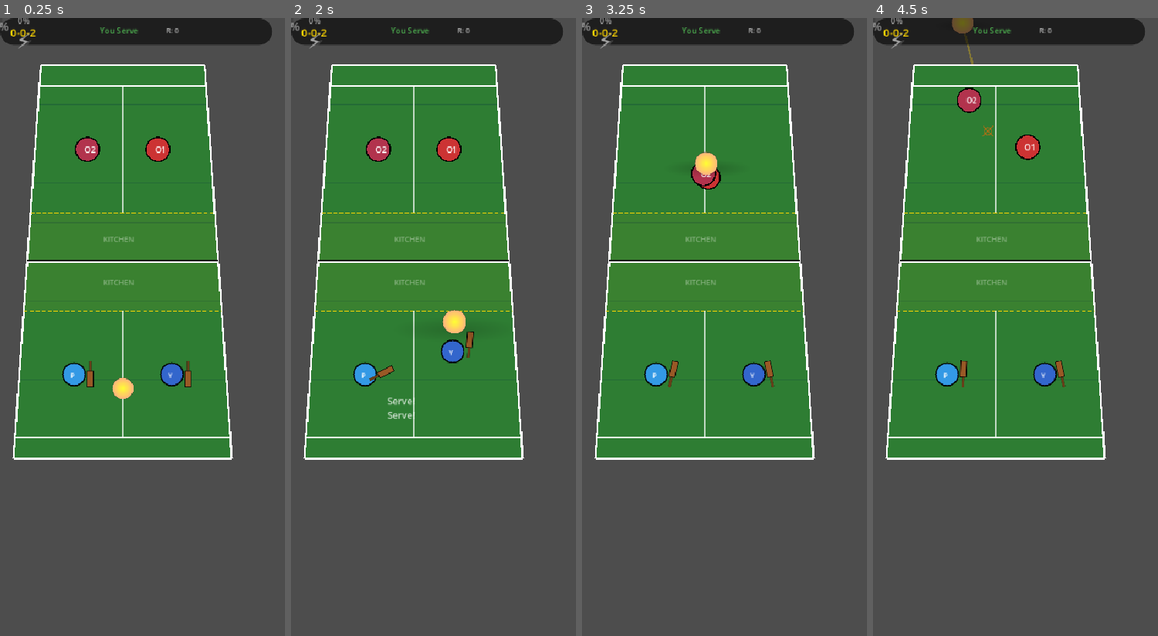
Above: before the commit, frames 1-4 (left to right).
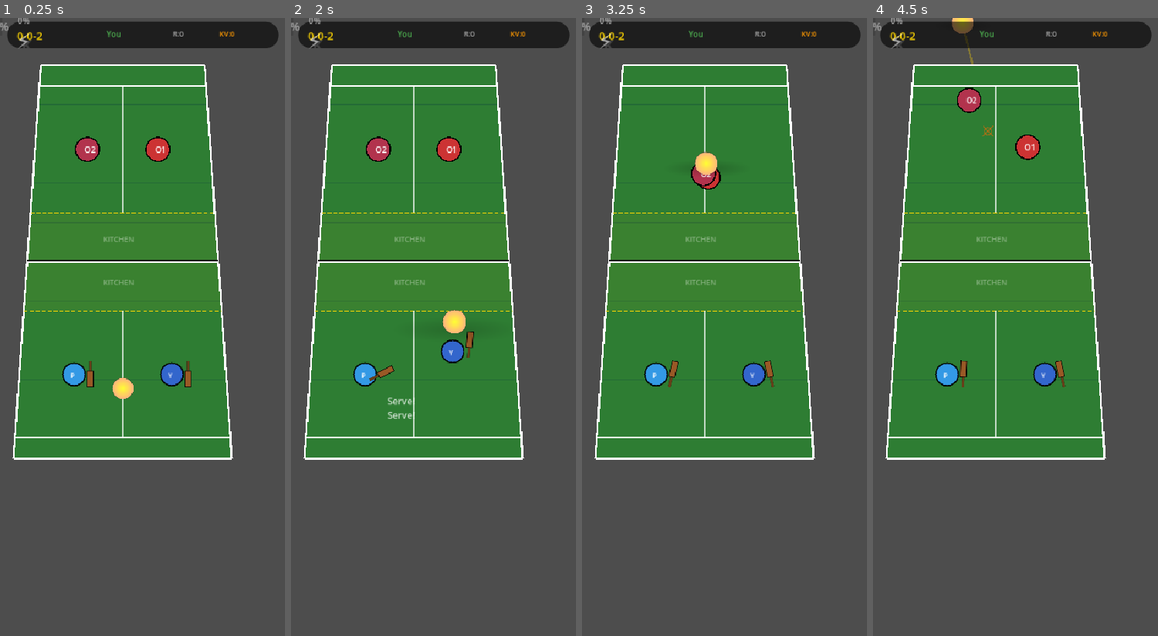
Above: after the commit, the same moments.

Repository: PranavMall/pickle-mvp-mobile
Game: Godot game, scene res://scenes/main/Main.tscn
The game is run twice, just before and just after one commit, with the same random seed, the same clock (stepped at 60 frames per second) and the same inputs.
Inputs (mouse positions are in pixels of both pictures, inside the frame that each line leads up to):
- Up to frame 1 (0.25 s): no input
- Up to frame 2 (2 s): tap Enter at 0.5 s; move the mouse to (496, 296) at 0.52 s; click (496, 296) at 0.67 s; tap Space at 1.25 s; drag from (376, 357) to (322, 129) at 1.27 s
- Up to frame 3 (3.25 s): move the mouse to (753, 191) at 2.02 s; click (753, 191) at 2.17 s; drag from (710, 450) to (624, 320) at 2.77 s
- Up to frame 4 (4.5 s): move the mouse to (1101, 419) at 3.52 s; click (1101, 419) at 3.67 s; drag from (930, 234) to (904, 129) at 4.27 s

The runs differ from the first frame. In frame 1, 1.5% of the frame differs, in the area x 0-98%, y 0-5%; in frame 2, 1.5%; in frame 3, 1.5%; in frame 4, 1.5%.

Commit message:
Day 5 updates - 02nd Oct

Diff:
--- a/Ball/Ball.gd
+++ b/Ball/Ball.gd
@@ -177,11 +177,9 @@
 	# Check for kitchen opportunity
 	if bounce_side == "player" and bounces_on_current_side == 1:
 		if court_pos.y >= main.NET_Y and court_pos.y <= main.KITCHEN_LINE_BOTTOM:
-			if main.game_state.kitchen_state == main.KitchenState.DISABLED:
-				main.game_state.kitchen_state = main.KitchenState.AVAILABLE
-				main.game_state.kitchen_state_timer = 2.5
-				main.show_message("Kitchen Available!", main.COURT_WIDTH/2, main.NET_Y + 50, Color(1.0, 0.84, 0))
-				print("Kitchen opportunity triggered!")
+			if main.kitchen_system:
+				main.kitchen_system.trigger_opportunity()
+				print("🎾 Kitchen opportunity triggered!")
 
 	# Check for double bounce fault
 	if bounces_on_current_side >= 2:
--- a/UI/UISetup.gd
+++ b/UI/UISetup.gd
@@ -1,37 +1,36 @@
-# UISetup.gd - Fixed with proper button types
+# UI/UISetup.gd - Day 5 Clean Version
 extends CanvasLayer
 
 @onready var main = get_node("/root/Main")
 
 func _ready() -> void:
+	# Wait for Main to be ready
+	await get_tree().process_frame
+
+	# ONLY setup non-button UI elements
 	setup_top_panel()
 	setup_instructions()
 	setup_power_indicator()
 
-func setup_complete_ui() -> void:
-	# Get existing HUD from scene (it already exists)
-	var hud = get_node_or_null("HUD")
-	if not hud:
-		print("ERROR: HUD node not found in UI!")
-		return
-
-	# Setup components that already exist in scene
-	setup_top_panel()
-	setup_instructions()
-	setup_power_indicator()
+	# DON'T touch Kitchen/Mastery buttons - they setup themselves!
+	print("UISetup ready - buttons manage themselves")
 
 func setup_top_panel() -> void:
 	var top_panel = get_node_or_null("HUD/TopPanel")
 	if not top_panel:
 		return
 
-	# Style the existing panel
+	# Position and size
+	top_panel.position = Vector2(10, 5)
+	top_panel.size = Vector2(410, 40)
+
+	# Style
 	var panel_style = StyleBoxFlat.new()
 	panel_style.set_corner_radius_all(20)
 	panel_style.bg_color = Color(0, 0, 0, 0.6)
 	top_panel.add_theme_stylebox_override("panel", panel_style)
 
-	# Setup existing labels
+	# Score Label
 	var score_label = get_node_or_null("HUD/TopPanel/ScoreLabel")
 	if score_label:
 		score_label.text = "0-0-2"
@@ -39,19 +38,33 @@
 		score_label.add_theme_color_override("font_color", Color(1.0, 0.84, 0))
 		score_label.add_theme_font_size_override("font_size", 16)
 
+	# Server Indicator
 	var server_label = get_node_or_null("HUD/TopPanel/ServerIndicator")
 	if server_label:
-		server_label.text = "You Serve"
+		server_label.text = "You"
 		server_label.position = Vector2(150, 10)
 		server_label.add_theme_color_override("font_color", Color(0.3, 0.69, 0.31))
 		server_label.add_theme_font_size_override("font_size", 12)
 
+	# Rally Counter
 	var rally_label = get_node_or_null("HUD/TopPanel/RallyCounter")
 	if rally_label:
-		rally_label.text = "R: 0"
+		rally_label.text = "R:0"
 		rally_label.position = Vector2(250, 10)
 		rally_label.add_theme_color_override("font_color", Color(0.67, 0.67, 0.67))
 		rally_label.add_theme_font_size_override("font_size", 11)
+
+	# Violations Counter
+	var violations_label = get_node_or_null("HUD/TopPanel/ViolationsLabel")
+	if not violations_label:
+		violations_label = Label.new()
+		violations_label.name = "ViolationsLabel"
+		top_panel.add_child(violations_label)
+
+	violations_label.text = "KV:0"
+	violations_label.position = Vector2(320, 10)
+	violations_label.add_theme_color_override("font_color", Color(1.0, 0.6, 0))
+	violations_label.add_theme_font_size_override("font_size", 11)
 
 func setup_instructions() -> void:
 	var instructions = get_node_or_null("HUD/Instructions")
@@ -101,19 +114,14 @@
 		bar_style.bg_color = Color(0.3, 0.69, 0.31)
 		power_bar.add_theme_stylebox_override("fill", bar_style)
 
-func _on_kitchen_button_pressed() -> void:
-	print("Kitchen button pressed!")
-	if main and main.has_method("handle_kitchen_button_press"):
-		main.handle_kitchen_button_press()
-
-func _on_mastery_button_pressed() -> void:
-	print("Mastery button pressed!")
-	if main and main.has_method("activate_mastery_mode"):
-		if main.game_state.kitchen_pressure >= main.game_state.kitchen_pressure_max:
-			main.activate_mastery_mode()
-
-# Update functions
+# Update score only - buttons update themselves
 func update_score(player_score: int, opponent_score: int, server_number: int) -> void:
 	var score_label = get_node_or_null("HUD/TopPanel/ScoreLabel")
 	if score_label:
 		score_label.text = "%d-%d-%d" % [player_score, opponent_score, server_number]
+
+# Update violations counter
+func update_violations(player_violations: int) -> void:
+	var violations_label = get_node_or_null("HUD/TopPanel/ViolationsLabel")
+	if violations_label:
+		violations_label.text = "KV:%d" % player_violations
--- a/scenes/main/Main.gd
+++ b/scenes/main/Main.gd
@@ -968,46 +968,56 @@
 	draw_net(center_x, court_top)
 
 func create_kitchen_system() -> void:
-	var kitchen_script = load("res://scripts/systems/KitchenSystem.gd")
-	if not kitchen_script:
+		var kitchen_script = load("res://scripts/systems/KitchenSystem.gd")
+		if not kitchen_script:
 			print("ERROR: Cannot load KitchenSystem.gd")
 			return
 
-	kitchen_system = Node.new()
-	kitchen_system.name = "KitchenSystem"
-	kitchen_system.set_script(kitchen_script)
-	add_child(kitchen_system)
-	kitchen_system.main_node = self
-	kitchen_system.player_data = player_data
-
-	# Connect signals
-	kitchen_system.kitchen_opportunity.connect(_on_kitchen_opportunity)
-	kitchen_system.kitchen_entered.connect(_on_kitchen_entered)
-	kitchen_system.kitchen_exited.connect(_on_kitchen_exited)
-	kitchen_system.kitchen_violation.connect(_on_kitchen_violation)
-	kitchen_system.pressure_changed.connect(_on_pressure_changed)
-	kitchen_system.state_changed.connect(_on_kitchen_state_changed)
-
-	print("KitchenSystem created!")
-
-	# NEW: Connect UI buttons to KitchenSystem
-	await get_tree().process_frame  # Wait for UI to be ready
-
-	var kitchen_button = get_node_or_null("UI/HUD/KitchenButton")
-	if kitchen_button and kitchen_button.has_method("set_kitchen_system"):
-		kitchen_button.set_kitchen_system(kitchen_system)
-		kitchen_button.main_node = self
-		print("Kitchen button connected!")
-	else:
-		print("WARNING: Kitchen button not found or missing method!")
-
-	var mastery_button = get_node_or_null("UI/HUD/MasteryButton")
-	if mastery_button and mastery_button.has_method("set_kitchen_system"):
-		mastery_button.set_kitchen_system(kitchen_system)
-		mastery_button.main_node = self
-		print("Mastery button connected!")
-	else:
-		print("WARNING: Mastery button not found or missing method!")
+		kitchen_system = Node.new()
+		kitchen_system.name = "KitchenSystem"
+		kitchen_system.set_script(kitchen_script)
+		add_child(kitchen_system)
+
+		kitchen_system.main_node = self
+		kitchen_system.player_data = player_data
+
+# Connect signals
+		kitchen_system.kitchen_opportunity.connect(_on_kitchen_opportunity)
+		kitchen_system.kitchen_entered.connect(_on_kitchen_entered)
+		kitchen_system.kitchen_exited.connect(_on_kitchen_exited)
+		kitchen_system.kitchen_violation.connect(_on_kitchen_violation)
+		kitchen_system.pressure_changed.connect(_on_pressure_changed)
+		kitchen_system.state_changed.connect(_on_kitchen_state_changed)
+
+		print("=== KitchenSystem created! ===")
+
+# CRITICAL: Wait for buttons to be ready
+		await get_tree().create_timer(0.1).timeout
+
+# Connect Kitchen Button
+		var kitchen_button = get_node_or_null("UI/HUD/KitchenButton")
+		if kitchen_button:
+				if kitchen_button.has_method("set_kitchen_system"):
+					kitchen_button.set_kitchen_system(kitchen_system)
+					kitchen_button.main_node = self
+					print("✅ Kitchen button connected!")
+				else:
+					print("❌ ERROR: KitchenButton script not attached properly!")
+		else:
+			print("❌ ERROR: KitchenButton node not found!")
+
+# Connect Mastery Button
+		var mastery_button = get_node_or_null("UI/HUD/MasteryButton")
+		if mastery_button:
+			if mastery_button.has_method("set_kitchen_system"):
+				mastery_button.set_kitchen_system(kitchen_system)
+				mastery_button.main_node = self
+				print("✅ Mastery button connected!")
+			else:
+					print("❌ ERROR: MasteryButton script not attached properly!")
+		else:
+			print("❌ ERROR: MasteryButton node not found!")
+		print("=== Kitchen System Setup Complete ===")
 
 func draw_kitchen_zones(center_x: float, court_top: float) -> void:
 	var kitchen_color = get_kitchen_zone_color()
